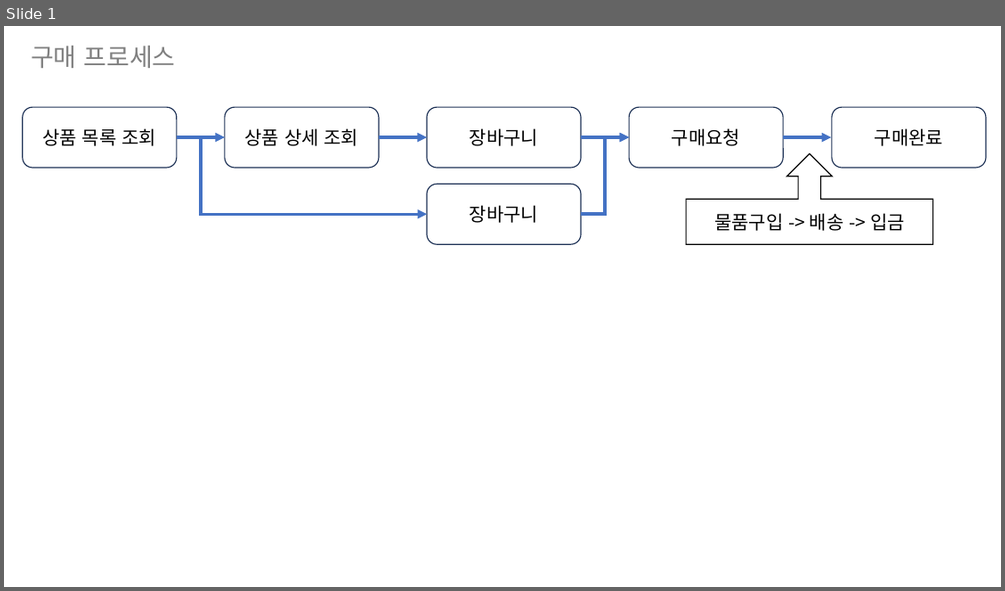
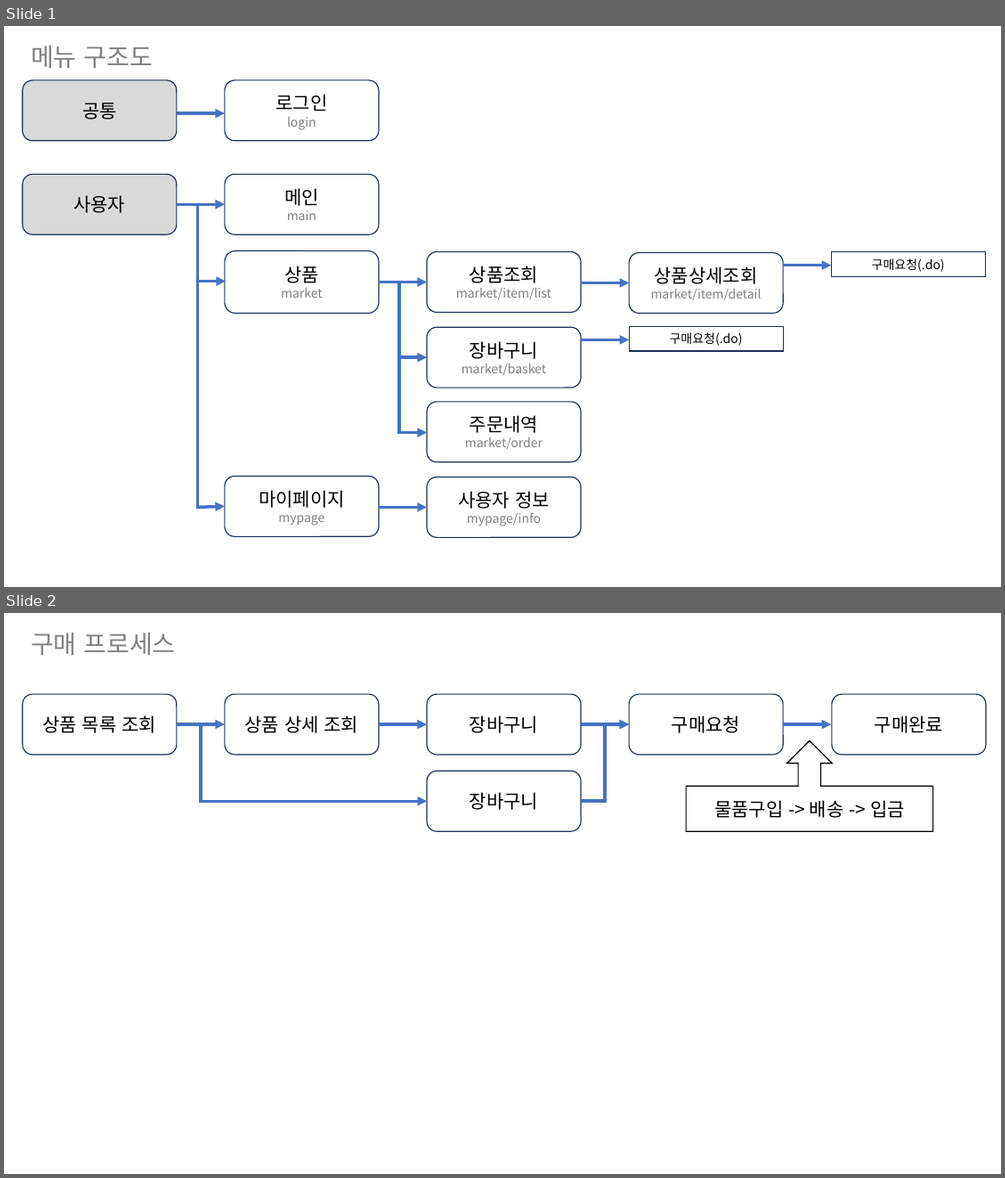
Before and after one commit to yhoo0094/miniPX, a slide deck: 산출물/화면정의서/MiniPX_화면정의서_V0.3.pptx. Shown one above the other, each under a label of ours: slide 1 before the commit, slides 1 and 2 after it. The pictures are 1005x591 and 1005x1178 pixels, drawn with LibreOffice and Linux fonts; fonts in the diff are those of the drawing. Boxes give left, top, right and bottom in pixels: in the first picture for what was removed or moved away, otherwise in the second. Text is boxed around its words. In the diff, an @@ line names an element or a change of style, - is before the commit and + after.

```diff
--- a/산출물/화면정의서/MiniPX_화면정의서_V0.3.pptx
+++ b/산출물/화면정의서/MiniPX_화면정의서_V0.3.pptx
@@ slide 1 added at <box>4,26,1001,587</box>, background #FFFFFF @@
@@ text added at <box>31,46,152,68</box>, 24 pt, text #808080 @@
+메뉴 구조도
@@ rounded rectangle added at <box>23,80,177,141</box>, fill #D9D9D9, outline #1E3256 1 pt, 18 pt, text #000000 @@
+공통
@@ rounded rectangle added at <box>225,80,379,141</box>, outline #1E3256 1 pt, 12 pt, text #808080 @@
+로그인
+login
@@ arrow added from (177, 113) to (225, 113), #4472C4 3 pt @@
@@ rounded rectangle added at <box>23,174,177,234</box>, fill #D9D9D9, outline #1E3256 1 pt, 18 pt, text #000000 @@
+사용자
@@ rounded rectangle added at <box>225,174,379,234</box>, outline #1E3256 1 pt, 12 pt, text #808080 @@
+메인
+main
@@ arrow added from (177, 204) to (225, 204), #4472C4 3 pt @@
@@ line added from (198, 205) to (198, 507), #4472C4 3 pt @@
@@ rounded rectangle added at <box>225,251,379,313</box>, outline #1E3256 1 pt, 12 pt, text #808080 @@
+상품
+market
@@ rounded rectangle added at <box>427,252,581,313</box>, outline #1E3256 1 pt, 12 pt, text #808080 @@
+상품조회
+market/item/list
@@ rounded rectangle added at <box>629,253,783,313</box>, outline #1E3256 1 pt, 12 pt, text #808080 @@
+상품상세조회
+market/item/detail
@@ arrow added from (783, 265) to (831, 265), #4472C4 3 pt @@
@@ rectangle added at <box>831,252,985,276</box>, outline #1E3256 1 pt, 12 pt, text #000000 @@
+구매요청(.do)
@@ arrow added from (196, 281) to (226, 281), #4472C4 3 pt @@
@@ arrow added from (379, 281) to (427, 281), #4472C4 3 pt @@
@@ line added from (399, 281) to (399, 434), #4472C4 3 pt @@
@@ arrow added from (582, 282) to (629, 282), #4472C4 3 pt @@
@@ rounded rectangle added at <box>427,328,581,388</box>, outline #1E3256 1 pt, 12 pt, text #808080 @@
+장바구니
+market/basket
@@ arrow added from (582, 339) to (629, 339), #4472C4 3 pt @@
@@ rectangle added at <box>629,326,783,351</box>, outline #1E3256 1 pt, 12 pt, text #000000 @@
+구매요청(.do)
@@ arrow added from (399, 357) to (427, 357), #4472C4 3 pt @@
@@ rounded rectangle added at <box>427,402,581,462</box>, outline #1E3256 1 pt, 12 pt, text #808080 @@
+주문내역
+market/order
@@ arrow added from (399, 433) to (427, 433), #4472C4 3 pt @@
@@ rounded rectangle added at <box>225,476,379,537</box>, outline #1E3256 1 pt, 12 pt, text #808080 @@
+마이페이지
+mypage
@@ rounded rectangle added at <box>427,477,581,538</box>, outline #1E3256 1 pt, 12 pt, text #808080 @@
+사용자 정보
+mypage/info
@@ arrow added from (196, 507) to (225, 506), #4472C4 3 pt @@
@@ arrow added from (379, 507) to (427, 507), #4472C4 3 pt @@
@@ what was slide 1 is now slide 2 @@
```
Also in this commit, not shown: 25 other files.
